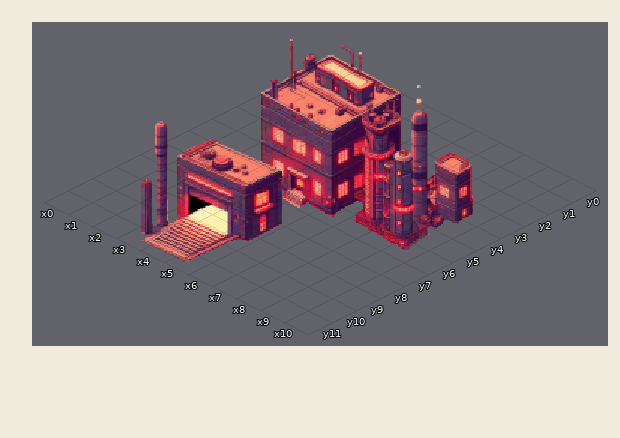
Tiled map: data/tiled/tmx/factory_sm.tmx. Above: the version before the commit.
Cells are 32x16 px. Isometric: x runs down to the right, y down to the left. Shown: x 0..10, y 0..11.
Once edited:
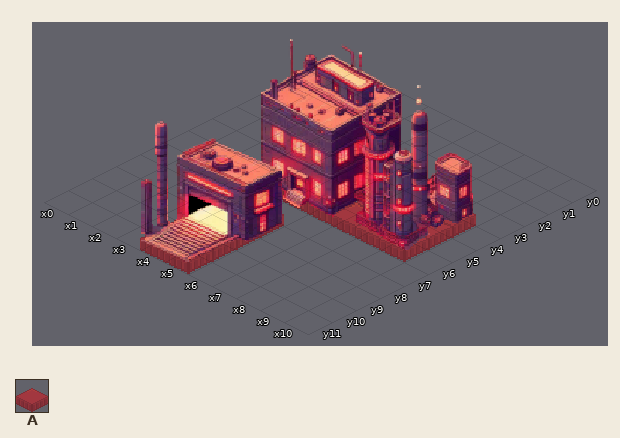
Key: from "cyberstreets": A 120.
_ is an empty cell.
Tiles of an added or newly shown layer are drawn over the layers below it.
Author's note on the commit: add an optional impassable layer
From old to new:
{"where": "layer \"impassable\" (added)"}
{"y":4,"x":8,"old":"__","new":"AA"}
{"y":5,"x":7,"old":"_","new":"A"}
{"y":5,"x":9,"old":"_","new":"A"}
{"y":6,"x":4,"old":"______","new":"AAAAAA"}
{"y":8,"x":5,"old":"_","new":"A"}
{"y":9,"x":5,"old":"_","new":"A"}
{"y":10,"x":5,"old":"_","new":"A"}
{"y":11,"x":4,"old":"__","new":"AA"}
{"label":"added","picture_box":[140,190,476,274]}
